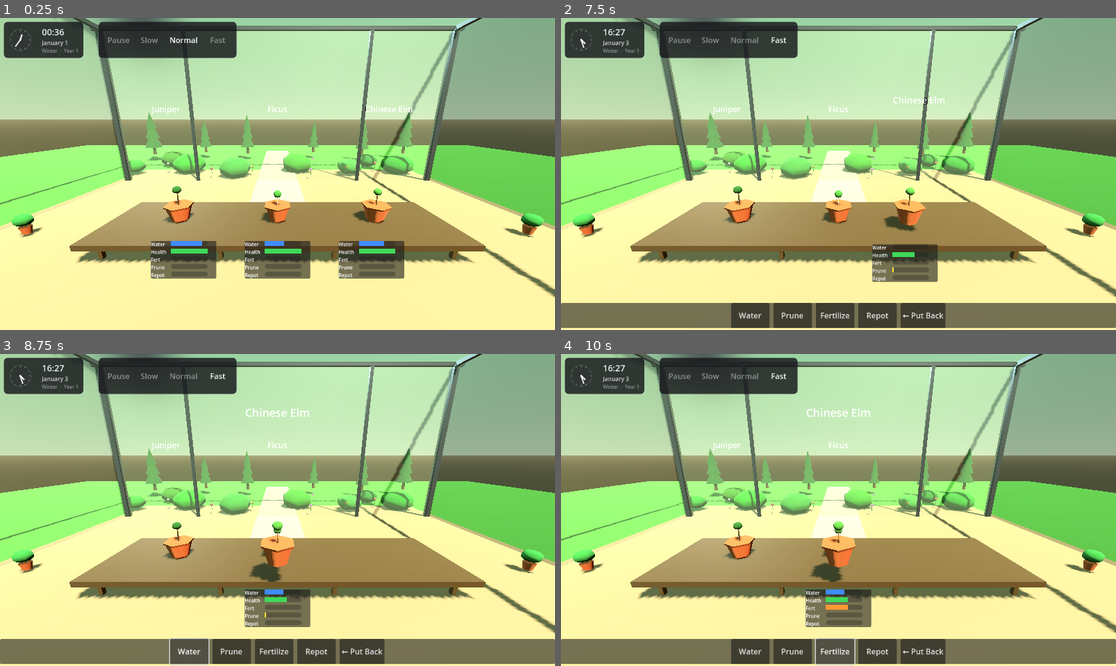
Above: before the commit, frames 1-4 (two rows, left to right).
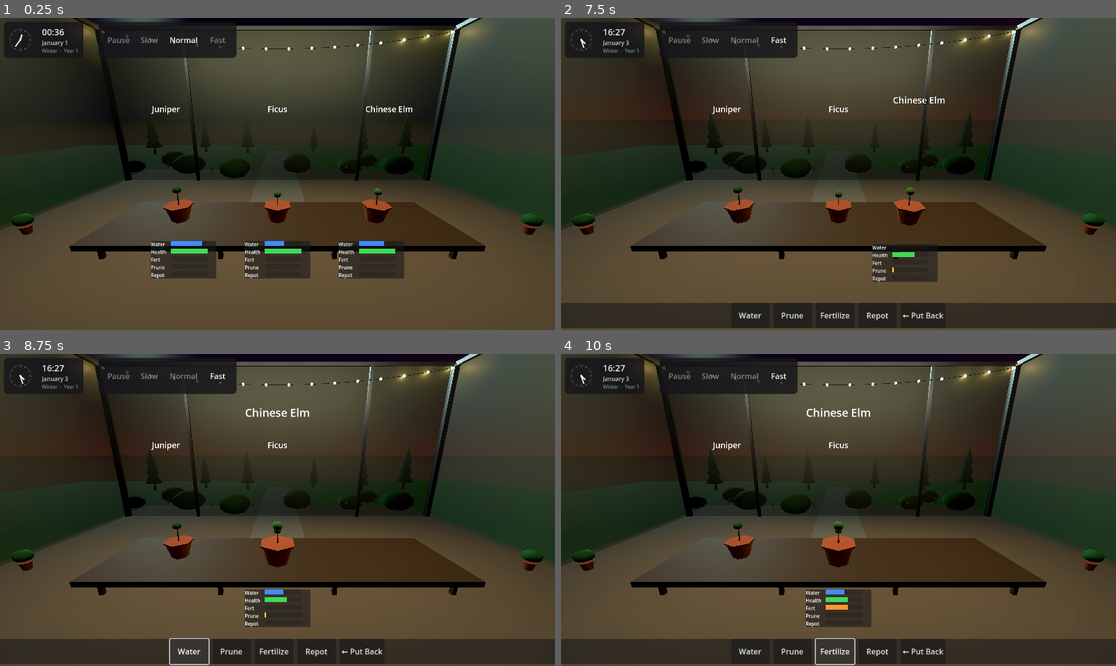
Above: after the commit, the same moments.

Repository: TrineVester/be-bonsai
Game: Godot game, scene res://scenes/main/Main.tscn
The game is run twice, just before and just after one commit, with the same random seed, the same clock (stepped at 60 frames per second) and the same inputs.
Inputs (mouse positions are in pixels of both pictures, inside the frame that each line leads up to):
- Up to frame 1 (0.25 s): no input
- Up to frame 2 (7.5 s): click "Normal" at 0.5 s; click "Normal" at 1.25 s; click "Slow" at 2 s; click "Fast" at 2.75 s; click "Slow" at 3.5 s; click "Fast" at 4.25 s; click "Slow" at 5 s; click "Normal" at 5.75 s; click "Fast" at 6.5 s; move the mouse to (960, 158) at 7.27 s; click (960, 158) at 7.42 s
- Up to frame 3 (8.75 s): click "Water" at 8 s
- Up to frame 4 (10 s): click "Prune" at 8.75 s; click "Fertilize" at 9.5 s

The runs differ from the first frame. In frame 1, 96% of the frame differs, in the area x 0-100%, y 0-100%; in frame 2, 96%; in frame 3, 96%; in frame 4, 96%.

Commit message:
Enhance lighting and sky dynamics with seasons

Diff:
--- a/scenes/greenhouse/GreenhouseEnvironment.gd
+++ b/scenes/greenhouse/GreenhouseEnvironment.gd
@@ -1,19 +1,42 @@
 class_name GreenhouseEnvironment
 extends Node3D
+
+const LATITUDE_DEG := 52.0
+
+# Sky color keyed to sun elevation (degrees): [elev, sky_top, sky_horizon, ground_horizon]
+const _ELEV_KEYS: Array = [
+	[-8.0, Color(0.01, 0.01, 0.06), Color(0.03, 0.03, 0.12), Color(0.05, 0.03, 0.08)],
+	[ 0.0, Color(0.08, 0.06, 0.20), Color(0.72, 0.32, 0.10), Color(0.42, 0.20, 0.12)],
+	[ 5.0, Color(0.28, 0.48, 0.72), Color(0.88, 0.62, 0.30), Color(0.55, 0.38, 0.18)],
+	[20.0, Color(0.38, 0.65, 0.80), Color(0.76, 0.88, 0.70), Color(0.55, 0.45, 0.30)],
+	[50.0, Color(0.55, 0.80, 0.60), Color(0.82, 0.92, 0.78), Color(0.60, 0.52, 0.38)],
+]
+
+var _sky_mat: ProceduralSkyMaterial
+var _sun: DirectionalLight3D
+var _string_lights: Array[OmniLight3D] = []
+var _overhead_lights: Array[OmniLight3D] = []
+var _bulb_mat: StandardMaterial3D
+var _overhead_bulb_mat: StandardMaterial3D
+
 
 func _ready() -> void:
 	_build_lighting()
 	_build_sky()
 	add_child(GreenhouseBackground.new())
+	_update_sky(GameClock.get_day_fraction())
+
+
+func _process(_delta: float) -> void:
+	_update_sky(GameClock.get_day_fraction())
 
 
 func _build_lighting() -> void:
-	var sun := DirectionalLight3D.new()
-	sun.rotation_degrees = Vector3(-55.0, 35.0, 0.0)
-	sun.light_color = Color(1.0, 0.95, 0.82)
-	sun.light_energy = 1.8
-	sun.shadow_enabled = true
-	add_child(sun)
+	_sun = DirectionalLight3D.new()
+	_sun.light_color = Color(1.0, 0.95, 0.82)
+	_sun.light_energy = 0.0
+	_sun.shadow_enabled = true
+	add_child(_sun)
 
 	var fill := DirectionalLight3D.new()
 	fill.rotation_degrees = Vector3(-20.0, -150.0, 0.0)
@@ -21,20 +44,118 @@
 	fill.light_energy = 0.4
 	add_child(fill)
 
+	_build_light_string()
+	_build_overhead_lights()
+
+
+func _build_overhead_lights() -> void:
+	_overhead_bulb_mat = StandardMaterial3D.new()
+	_overhead_bulb_mat.albedo_color = Color(1.0, 0.98, 0.88)
+	_overhead_bulb_mat.emission_enabled = true
+	_overhead_bulb_mat.emission = Color(1.0, 0.92, 0.72)
+	_overhead_bulb_mat.emission_energy_multiplier = 0.0
+
+	# Row of 5 bare bulbs flush with the ceiling ridge, evenly spaced along x.
+	const Y := 5.38
+	for i in 5:
+		var x := lerpf(-4.0, 4.0, float(i) / 4.0)
+
+		var bulb_mesh := SphereMesh.new()
+		bulb_mesh.radius = 0.10
+		bulb_mesh.height = 0.20
+		bulb_mesh.radial_segments = 8
+		bulb_mesh.rings = 4
+		bulb_mesh.surface_set_material(0, _overhead_bulb_mat)
+		var bulb_mi := MeshInstance3D.new()
+		bulb_mi.mesh = bulb_mesh
+		bulb_mi.position = Vector3(x, Y, 0.0)
+		add_child(bulb_mi)
+
+		var lamp := OmniLight3D.new()
+		lamp.position = Vector3(x, Y, 0.0)
+		lamp.light_color = Color(1.0, 0.93, 0.75)
+		lamp.light_energy = 0.0
+		lamp.omni_range = 8.0
+		lamp.shadow_enabled = false
+		add_child(lamp)
+		_overhead_lights.append(lamp)
+
+
+func _build_light_string() -> void:
+	const X_LEFT  := -6.4
+	const X_RIGHT :=  6.4
+	const Y_MOUNT :=  5.30
+	const SAG     :=  0.55
+	const Z_DEPTH := -4.35
+	const N_BULBS :=  16
+
+	_bulb_mat = StandardMaterial3D.new()
+	_bulb_mat.albedo_color = Color(1.0, 0.95, 0.70)
+	_bulb_mat.emission_enabled = true
+	_bulb_mat.emission = Color(1.0, 0.85, 0.45)
+	_bulb_mat.emission_energy_multiplier = 0.0
+
+	var wire_mat := StandardMaterial3D.new()
+	wire_mat.albedo_color = Color(0.14, 0.11, 0.09)
+
+	var positions: Array[Vector3] = []
+	for i in N_BULBS:
+		var frac := float(i) / float(N_BULBS - 1)
+		var x    := lerpf(X_LEFT, X_RIGHT, frac)
+		var tc   := frac * 2.0 - 1.0
+		var y    := Y_MOUNT - SAG * (1.0 - tc * tc)
+		positions.append(Vector3(x, y, Z_DEPTH))
+
+	for i in N_BULBS:
+		var pos: Vector3 = positions[i]
+
+		var bulb_mesh := SphereMesh.new()
+		bulb_mesh.radius = 0.055
+		bulb_mesh.height = 0.11
+		bulb_mesh.radial_segments = 6
+		bulb_mesh.rings = 3
+		bulb_mesh.surface_set_material(0, _bulb_mat)
+		var bulb_mi := MeshInstance3D.new()
+		bulb_mi.mesh = bulb_mesh
+		bulb_mi.position = pos
+		add_child(bulb_mi)
+
+		var lamp := OmniLight3D.new()
+		lamp.position = pos
+		lamp.light_color = Color(1.0, 0.82, 0.45)
+		lamp.light_energy = 0.0
+		lamp.omni_range = 1.8
+		lamp.shadow_enabled = false
+		add_child(lamp)
+		_string_lights.append(lamp)
+
+		if i < N_BULBS - 1:
+			_add_wire_segment(pos, positions[i + 1], wire_mat)
+
+
+func _add_wire_segment(from: Vector3, to: Vector3, mat: StandardMaterial3D) -> void:
+	var dir := (to - from).normalized()
+	var wire_mesh := CylinderMesh.new()
+	wire_mesh.height = from.distance_to(to)
+	wire_mesh.top_radius = 0.007
+	wire_mesh.bottom_radius = 0.007
+	wire_mesh.radial_segments = 4
+	wire_mesh.rings = 1
+	wire_mesh.surface_set_material(0, mat)
+	var mi := MeshInstance3D.new()
+	mi.mesh = wire_mesh
+	mi.position = (from + to) * 0.5
+	mi.quaternion = Quaternion(Vector3.UP, dir)
+	add_child(mi)
+
 
 func _build_sky() -> void:
 	var world_env := WorldEnvironment.new()
 	var env := Environment.new()
-
 	var sky := Sky.new()
-	var sky_mat := ProceduralSkyMaterial.new()
-	sky_mat.sky_top_color        = Color(0.55, 0.80, 0.60)
-	sky_mat.sky_horizon_color    = Color(0.82, 0.92, 0.78)
-	sky_mat.ground_bottom_color  = Color(0.30, 0.22, 0.14)
-	sky_mat.ground_horizon_color = Color(0.60, 0.52, 0.38)
-	sky_mat.sun_angle_max = 30.0
-	sky.sky_material = sky_mat
-
+	_sky_mat = ProceduralSkyMaterial.new()
+	_sky_mat.sun_angle_max = 30.0
+	sky.sky_material = _sky_mat
 	env.sky = sky
 	env.background_mode = Environment.BG_SKY
 	env.ambient_light_source = Environment.AMBIENT_SOURCE_SKY
@@ -42,6 +163,77 @@
 	env.glow_enabled = true
 	env.glow_intensity = 0.3
 	env.glow_bloom = 0.1
-
 	world_env.environment = env
 	add_child(world_env)
+
+
+func _update_sky(t: float) -> void:
+	var lat_rad := deg_to_rad(LATITUDE_DEG)
+	var doy     := float((GameClock.get_month() - 1) * 30 + (GameClock.get_day() - 1))
+	var dec_rad := deg_to_rad(23.45 * sin(TAU * (doy - 81.0) / 360.0))
+
+	# Hour angle: t=0.5 is solar noon (HA=0), t=0/1 is midnight (HA=±π)
+	var ha_rad  := (t - 0.5) * TAU
+	var sin_elev := sin(lat_rad) * sin(dec_rad) + cos(lat_rad) * cos(dec_rad) * cos(ha_rad)
+	var elev_rad := asin(clampf(sin_elev, -1.0, 1.0))
+	var elev_deg := rad_to_deg(elev_rad)
+	var cos_elev := cos(elev_rad)
+
+	# Azimuth (0 = north, 90 = east, clockwise)
+	var az_rad := 0.0
+	if cos_elev > 0.0001:
+		var cos_az := (sin(dec_rad) - sin(lat_rad) * sin_elev) / (cos(lat_rad) * cos_elev)
+		az_rad = acos(clampf(cos_az, -1.0, 1.0))
+		if t > 0.5:
+			az_rad = TAU - az_rad
+
+	# Sun energy scales with elevation (rises above horizon, peaks at max elevation)
+	var sun_energy := clampf(sin_elev * 2.2 + 0.08, 0.0, 1.8)
+	_sun.light_energy = sun_energy
+
+	# Orient sun: light_dir points FROM sun position TOWARD scene
+	# In Godot (+X=east, +Y=up, -Z=north): sun at azimuth az, elevation elev_rad
+	var light_dir := Vector3(
+		-sin(az_rad) * cos_elev,
+		-sin_elev,
+		cos(az_rad) * cos_elev
+	)
+	var up_ref := Vector3.BACK if abs(light_dir.dot(Vector3.UP)) > 0.99 else Vector3.UP
+	_sun.basis = Basis.looking_at(light_dir, up_ref)
+
+	# Sky colors derived from elevation, not clock time — naturally adjusts with seasons
+	var a: Array = _ELEV_KEYS[0]
+	var b: Array = _ELEV_KEYS[_ELEV_KEYS.size() - 1]
+	for i in range(_ELEV_KEYS.size() - 1):
+		if elev_deg >= (_ELEV_KEYS[i][0] as float) and elev_deg <= (_ELEV_KEYS[i + 1][0] as float):
+			a = _ELEV_KEYS[i]
+			b = _ELEV_KEYS[i + 1]
+			break
+	var span: float = (b[0] as float) - (a[0] as float)
+	var f: float    = 0.0 if span == 0.0 else clampf((elev_deg - (a[0] as float)) / span, 0.0, 1.0)
+	_sky_mat.sky_top_color        = (a[1] as Color).lerp(b[1], f)
+	_sky_mat.sky_horizon_color    = (a[2] as Color).lerp(b[2], f)
+	_sky_mat.ground_horizon_color = (a[3] as Color).lerp(b[3], f)
+
+	# Fairy lights: on 1h before sunset, off 1h after sunrise
+	var cos_ha0 := -tan(lat_rad) * tan(dec_rad)
+	var fairy := 0.0
+	if abs(cos_ha0) > 1.0:
+		fairy = 1.0 if cos_ha0 < -1.0 else 0.0
+	else:
+		var ha0    := acos(clampf(cos_ha0, -1.0, 1.0))
+		var t_rise := 0.5 - ha0 / TAU
+		var t_set  := 0.5 + ha0 / TAU
+		const ONE_HOUR := 1.0 / 24.0
+		if t >= t_set - ONE_HOUR and t < t_set:
+			fairy = (t - (t_set - ONE_HOUR)) / ONE_HOUR
+		elif t >= t_set or t <= t_rise:
+			fairy = 1.0
+		elif t > t_rise and t <= t_rise + ONE_HOUR:
+			fairy = 1.0 - (t - t_rise) / ONE_HOUR
+	_bulb_mat.emission_energy_multiplier = fairy * 2.5
+	for lamp: OmniLight3D in _string_lights:
+		lamp.light_energy = fairy * 0.5
+	_overhead_bulb_mat.emission_energy_multiplier = fairy * 2.0
+	for lamp: OmniLight3D in _overhead_lights:
+		lamp.light_energy = fairy * 1.6
